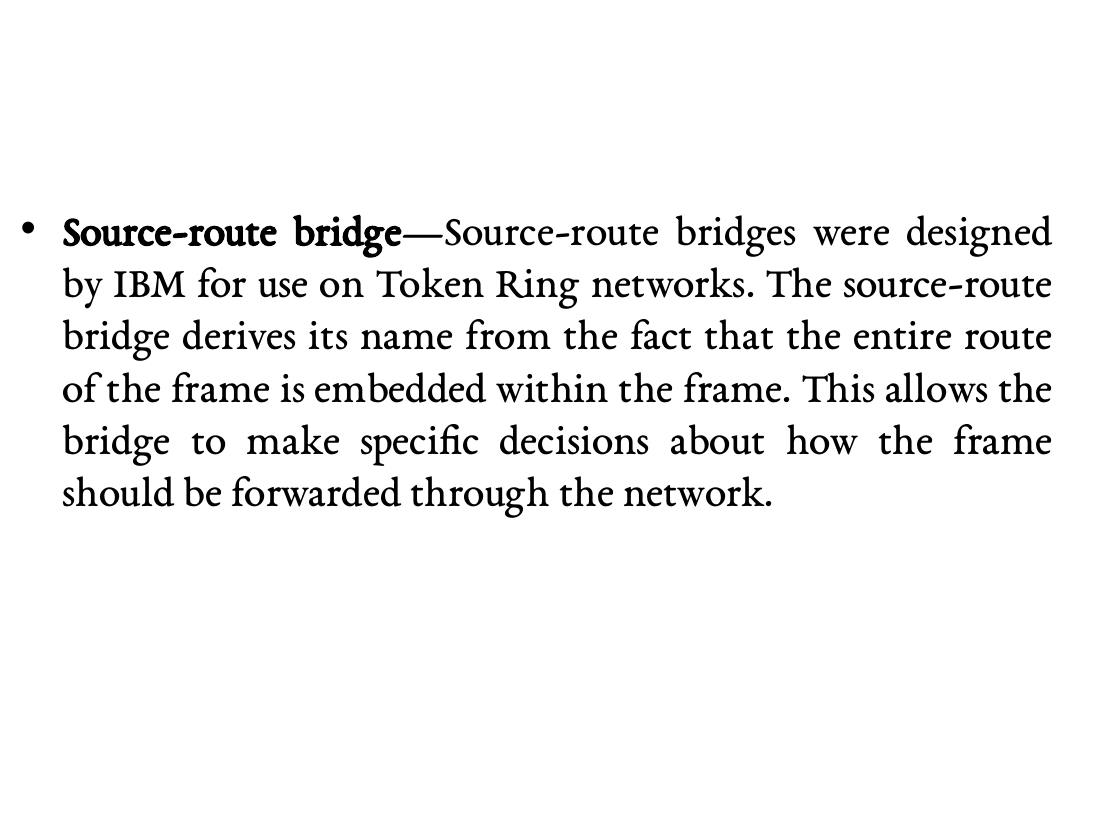
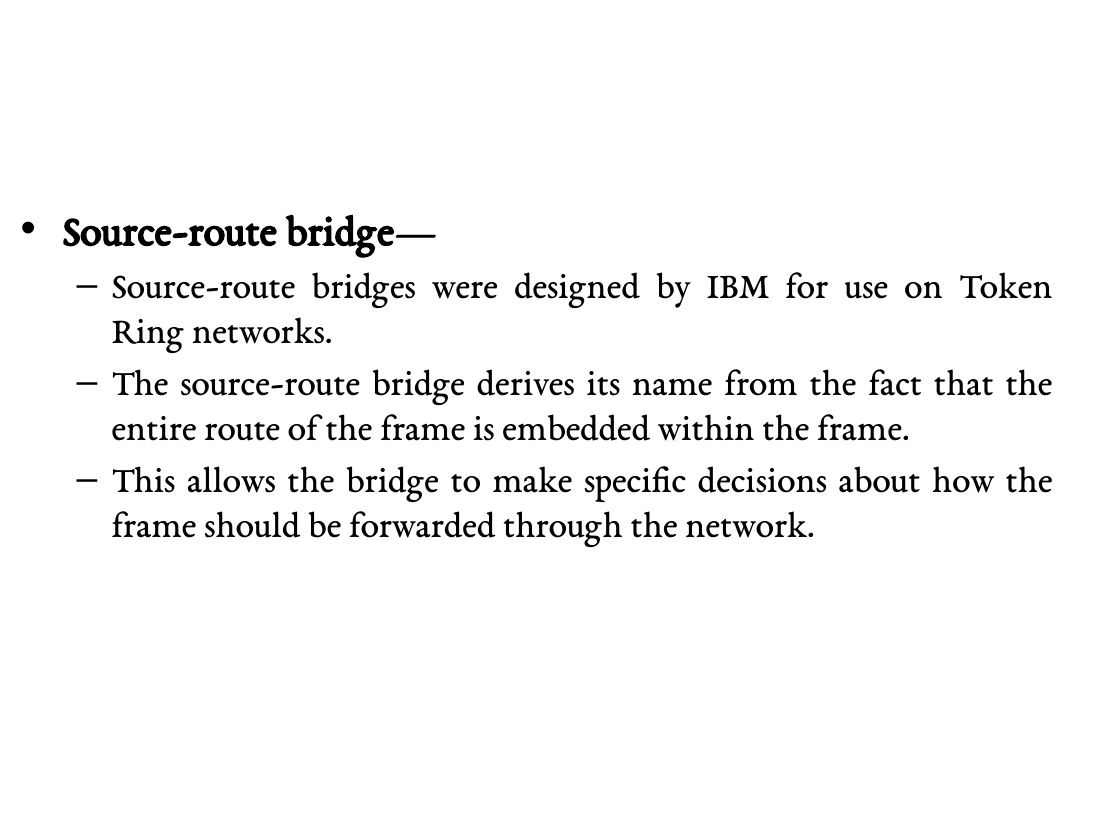
Before and after one commit to GeneralNitin/S6, a slide deck: slide 16 of 03. Computer Networks/PPTs/2.6. Gigabit Ethernet, Bridges, Switches.pptx (slide 17 before the commit). Drawn at 1120x840 pixels with LibreOffice and Linux fonts; fonts in the diff are those of the drawing. Boxes give left, top, right and bottom in pixels: in the first picture for what was removed or moved away, otherwise in the second. Text is boxed around its words. In the diff, an @@ line names an element or a change of style, - is before the commit and + after.

```diff
--- a/03. Computer Networks/PPTs/2.6. Gigabit Ethernet, Bridges, Switches.pptx
+++ b/03. Computer Networks/PPTs/2.6. Gigabit Ethernet, Bridges, Switches.pptx
@@ text at <box>63,214,1053,546</box>: text changed; size 28 to 24 pt @@
-• Source-route bridge—Source-route bridges were designed by IBM for use on Token Ring networks. The source-route bridge derives its name from the fact that the entire route of the frame is embedded within the frame. This allows the bridge to make specific decisions about how the frame should be forwarded through the network.
+• Source-route bridge—
+  – Source-route bridges were designed by IBM for use on Token Ring networks.
+  – The source-route bridge derives its name from the fact that the entire route of the frame is embedded within the frame.
+  – This allows the bridge to make specific decisions about how the frame should be forwarded through the network.
```
Also in this commit, not shown: 7 other slides changed, 1 slide added, 1 slide removed, 22 other files.
